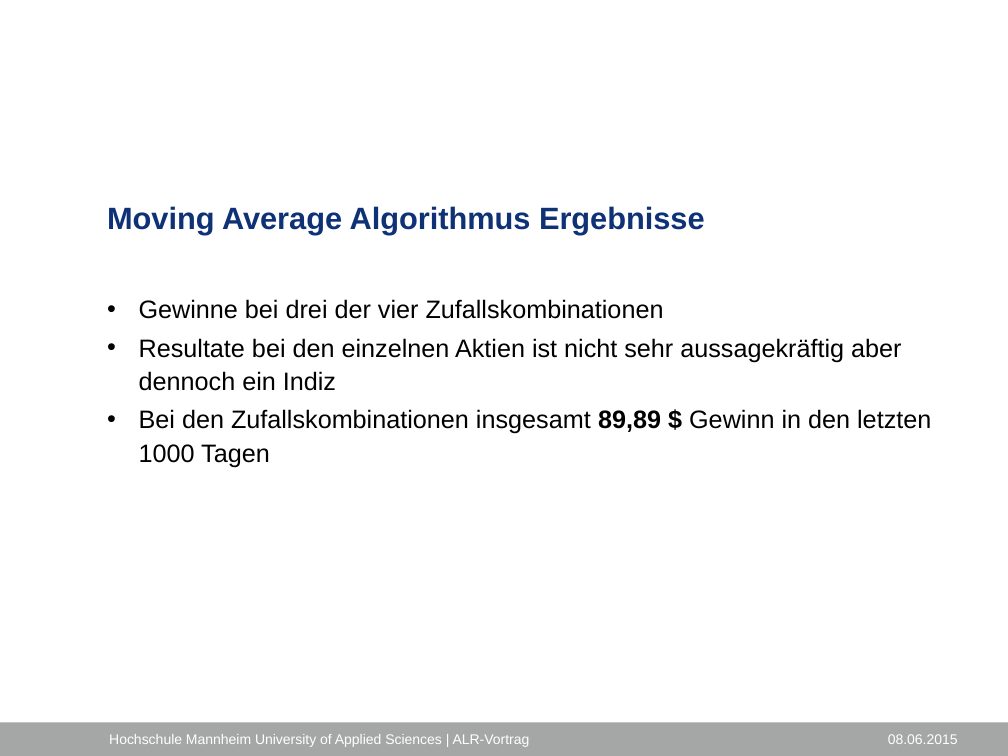
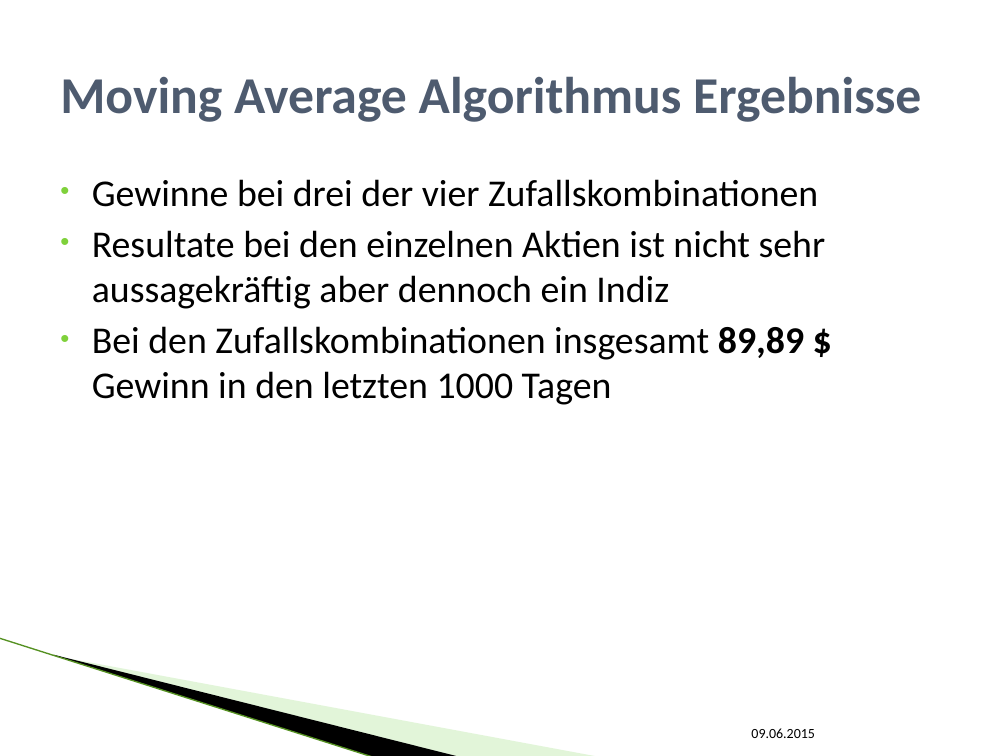
Before and after one commit to SEPSkyware6MM/StockForecast, a slide deck: slide 14 of ALR_Vortrag.pptx (slide 13 before the commit). Drawn at 1008x756 pixels with LibreOffice and Linux fonts; fonts in the diff are those of the drawing; background and template pictures are left out. Boxes give left, top, right and bottom in pixels: in the first picture for what was removed or moved away, otherwise in the second. Text is boxed around its words. In the diff, an @@ line names an element or a change of style, - is before the commit and + after.

```diff
--- a/ALR_Vortrag.pptx
+++ b/ALR_Vortrag.pptx
@@ title "Moving Average Algorithmus Ergebnisse": place and size @@
-title "Moving Average Algorithmus Ergebnisse" at (107, 206, 705, 235)
+title "Moving Average Algorithmus Ergebnisse" at (60, 76, 921, 122)
@@ title "Moving Average Algorithmus Ergebnisse" at (60, 76, 921, 122): size 22 to 36.9 pt, font Arial to Calibri, text colour #0F3277 to #4E5B6F; line spacing 1.1 to 1; vertical alignment top to middle @@
@@ text "Gewinne bei drei der vier ...": place and size @@
-text "Gewinne bei drei der vier ..." at (139, 299, 931, 467)
+text "Gewinne bei drei der vier ..." at (92, 179, 826, 405)
@@ text "Gewinne bei drei der vier ..." at (92, 179, 826, 405): size 18 to 27 pt, font Arial to Calibri; line spacing 1.1 to 1 @@
@@ line added from (0, 638) to (374, 756), #B1E399 0.95 pt @@
@@ freeform shape added at (53, 654, 461, 756), fill #000000 @@
@@ freeform shape added at (55, 655, 600, 756), fill #B8E7A1 at 40% opacity @@
@@ rectangle removed at (0, 723, 1008, 756) @@
@@ text removed at (109, 734, 530, 747) @@
-Hochschule Mannheim University of Applied Sciences | ALR-Vortrag
@@ text at (751, 728, 815, 738): text changed; font Arial to Calibri; text colour #FFFFFF to #000000 @@
-08.06.2015
+09.06.2015
```
Also in this commit, not shown: 14 other slides changed, 2 slides added, 4 other files.
